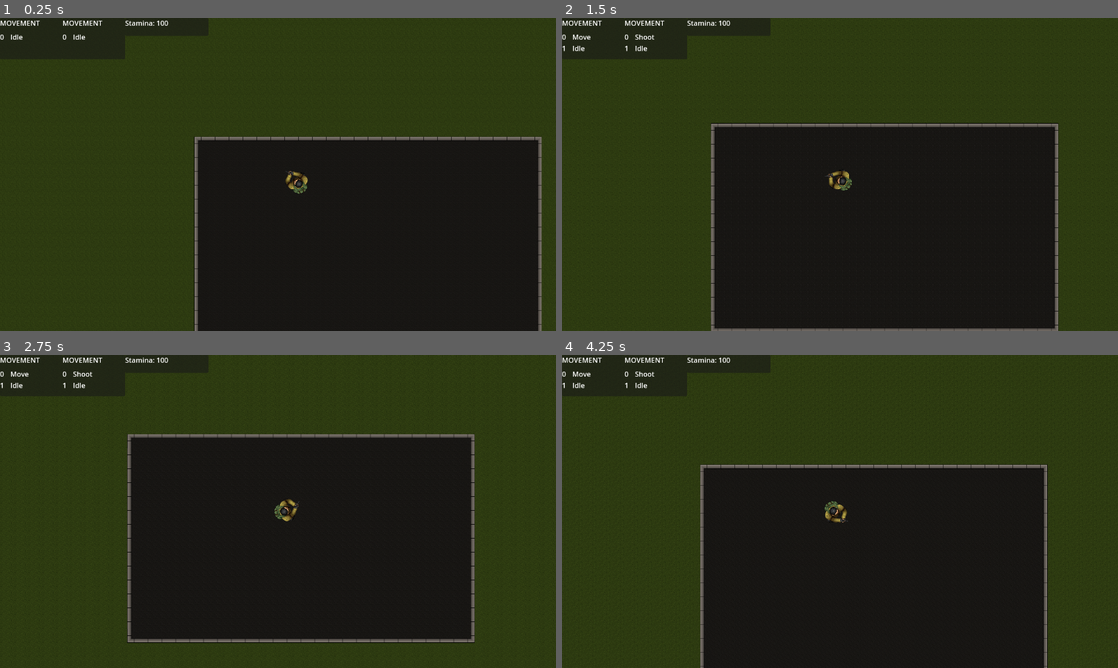
Above: before the commit, frames 1-4 (two rows, left to right).
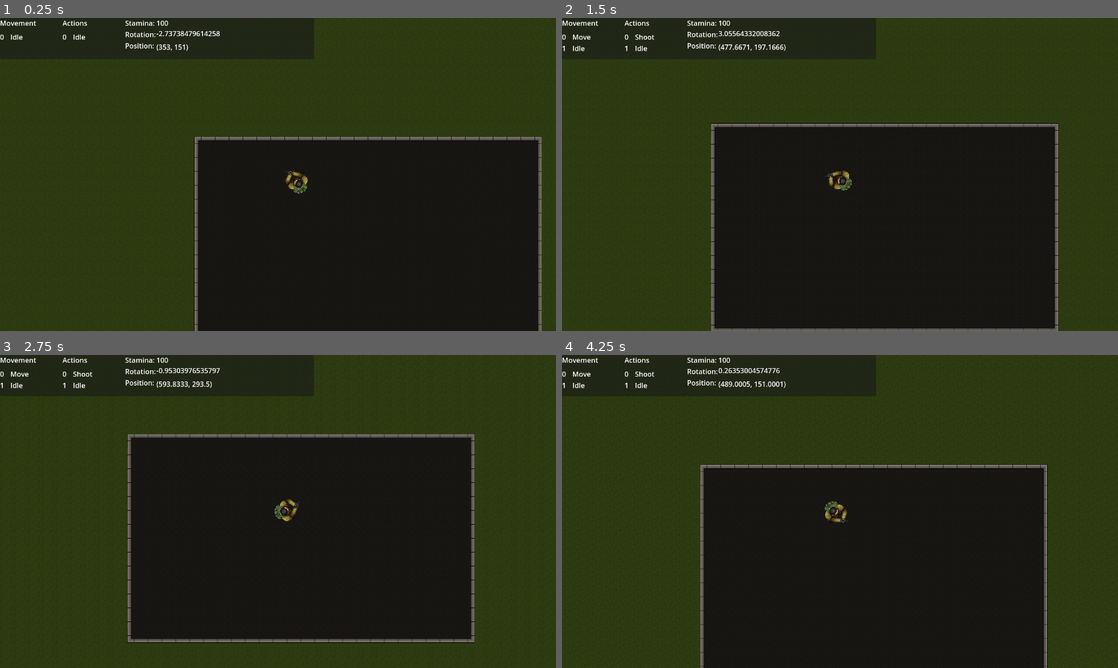
Above: after the commit, the same moments.

Repository: seffa1/ZombieGameRefactor
Game: Godot game, scene res://Main/Game.tscn
Same seed, same stepped clock (60 frames per second), same inputs: the game is played once before the commit and once after it.
Inputs (mouse positions are in pixels of both pictures, inside the frame that each line leads up to):
- Up to frame 1 (0.25 s): no input
- Up to frame 2 (1.5 s): move the mouse to (962, 158) at 0.52 s; press the mouse at (962, 158) at 0.53 s; hold D (move_right) 0.53-1.28 s; move the mouse to (728, 190) at 1.27 s; release the mouse at (728, 190) at 1.28 s; hold S (move_down) from 1.28 s (still down); tap Shift (sprint) at 1.35 s
- Up to frame 3 (2.75 s): move the mouse to (333, 442) at 2.02 s; release S (move_down) at 2.03 s; press the mouse at (333, 442) at 2.03 s; hold D (move_right) from 2.03 s (still down)
- Up to frame 4 (4.25 s): move the mouse to (812, 574) at 2.77 s; release D (move_right) at 2.78 s; release the mouse at (812, 574) at 2.78 s; hold W (move_up) 2.78-3.53 s; tap Shift (sprint) at 2.85 s; move the mouse to (1006, 558) at 3.52 s; press the mouse at (1006, 558) at 3.53 s; hold A (move_left) from 3.53 s (still down)

The runs differ from the first frame. In frame 1, 0.4% of the frame differs, in the area x 1-57%, y 0-12%; in frame 2, 0.5%; in frame 3, 0.6%; in frame 4, 0.6%, in the area x 1-57%, y 0-14%.

Commit message:
debug panel

Diff:
--- a/Debug/PlayerStats.tscn
+++ b/Debug/PlayerStats.tscn
@@ -3,18 +3,34 @@
 [ext_resource type="Script" path="res://Debug/player_stats.gd" id="1_dyuci"]
 
 [node name="PlayerStats" type="Panel"]
-offset_right = 832.0
-offset_bottom = 40.0
+offset_right = 384.0
+offset_bottom = 88.0
 script = ExtResource("1_dyuci")
 
-[node name="Label" type="Label" parent="."]
+[node name="Labels" type="Label" parent="."]
 layout_mode = 0
 offset_right = 68.0
-offset_bottom = 26.0
-text = "Stamina:"
+offset_bottom = 216.0
+text = "Stamina:
+Rotation:
+Position:"
 
-[node name="Values" type="Label" parent="."]
+[node name="Stamina" type="Label" parent="."]
 layout_mode = 0
 offset_left = 72.0
-offset_right = 192.0
-offset_bottom = 23.0
+offset_right = 128.0
+offset_bottom = 24.0
+
+[node name="Rotation" type="Label" parent="."]
+layout_mode = 0
+offset_left = 72.0
+offset_top = 24.0
+offset_right = 128.0
+offset_bottom = 47.0
+
+[node name="Position" type="Label" parent="."]
+layout_mode = 0
+offset_left = 72.0
+offset_top = 55.0
+offset_right = 128.0
+offset_bottom = 78.0
--- a/Debug/StatesStackDiplayer.tscn
+++ b/Debug/StatesStackDiplayer.tscn
@@ -18,7 +18,6 @@
 offset_bottom = 32.0
 grow_horizontal = 2
 text = "Movement"
-uppercase = true
 
 [node name="States" type="Label" parent="."]
 layout_mode = 0
--- a/Debug/player_stats.gd
+++ b/Debug/player_stats.gd
@@ -1,10 +1,20 @@
 @tool
 extends Panel
 
-@onready var value = $Values
+@onready var player_stamina = $Stamina
+@onready var player_rotation = $Rotation
+@onready var player_position = $Position
 
 func _ready():
 	set_as_top_level(true)
 
 func _on_player_player_stamina_change(stamina: int):
-	value.text = str(stamina)
+	player_stamina.text = str(stamina)
+
+
+func _on_player_player_rotation_change(rotation):
+	player_rotation.text = str(rotation)
+
+
+func _on_player_player_position_change(position):
+	player_position.text = str(position)
--- a/Main/Game.tscn
+++ b/Main/Game.tscn
@@ -90,10 +90,6 @@
 [node name="Player" parent="GameWorld" instance=ExtResource("1_kmip5")]
 position = Vector2(353, 151)
 
-[node name="Idle" parent="GameWorld/Player/StateMachineMovement" index="0"]
-STAMINA_TICK_RATE = null
-STAMINA_PER_TICK = null
-
 [node name="Camera" type="Camera2D" parent="GameWorld"]
 zoom = Vector2(0.5, 0.5)
 position_smoothing_enabled = true
@@ -108,14 +104,21 @@
 offset_right = 288.0
 offset_bottom = 95.0
 
+[node name="Title" parent="UI/StatesStackDiplayer2" index="0"]
+text = "Actions"
+
 [node name="PlayerStats" parent="UI" instance=ExtResource("5_1ag6a")]
 top_level = true
 offset_left = 288.0
-offset_right = 480.0
-offset_bottom = 41.0
+offset_right = 723.0
+offset_bottom = 95.0
 
+[connection signal="player_position_change" from="GameWorld/Player" to="UI/PlayerStats" method="_on_player_player_position_change"]
+[connection signal="player_rotation_change" from="GameWorld/Player" to="UI/PlayerStats" method="_on_player_player_rotation_change"]
 [connection signal="player_stamina_change" from="GameWorld/Player" to="UI/PlayerStats" method="_on_player_player_stamina_change"]
 [connection signal="state_changed" from="GameWorld/Player/StateMachineMovement" to="UI/StatesStackDiplayer" method="_on_state_machine_movement_state_changed"]
 [connection signal="state_changed" from="GameWorld/Player/StateMachineAction" to="UI/StatesStackDiplayer2" method="_on_state_machine_action_state_changed"]
 
 [editable path="GameWorld/Player"]
+[editable path="UI/StatesStackDiplayer"]
+[editable path="UI/StatesStackDiplayer2"]
--- a/Player/player.gd
+++ b/Player/player.gd
@@ -2,6 +2,8 @@
 
 # Signals
 signal player_stamina_change(stamina: int)
+signal player_rotation_change(rotation)
+signal player_position_change(position)
 
 # Nodes
 @onready var camera_transform = $CameraTransform
@@ -20,9 +22,11 @@
 		else:
 			new_stamina = value
 		stamina = new_stamina
-		print("Player stamina changed: " + str(new_stamina))
 		emit_signal("player_stamina_change", new_stamina)
-
 
 func assign_camera(camera: Camera2D) -> void:
 	camera_transform.remote_path = camera.get_path()
+
+func _physics_process(delta):
+	emit_signal("player_rotation_change", self.rotation)
+	emit_signal("player_position_change", self.position)
--- a/Player/states/movement/motion.gd
+++ b/Player/states/movement/motion.gd
@@ -25,7 +25,15 @@
 	return input_direction
 
 func update_look_direction():
+	# TODO - replace this with a steer force. Sprinting state will have a low steer force and moving will have near-instant steer force
 	owner.look_at(owner.get_global_mouse_position())
+
+	update_look_direction_with_steering(0.5)
+
+func update_look_direction_with_steering(steer_force: float) -> void:
+	# look_at() is equivilent to:
+	#	rotation = get_global_mouse_position().angle_to_point(position)
+	return
 
 func regenerate_stamina():
 	"""
